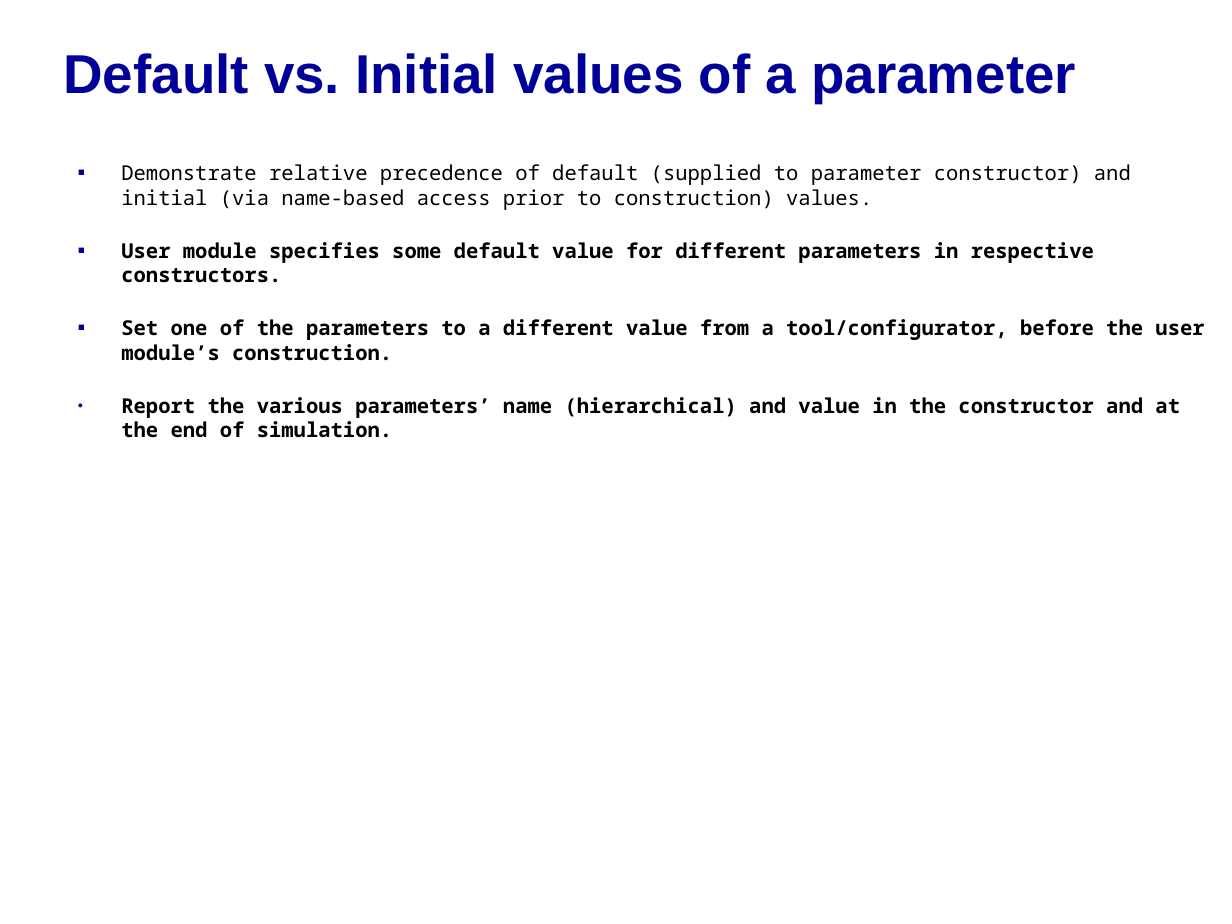
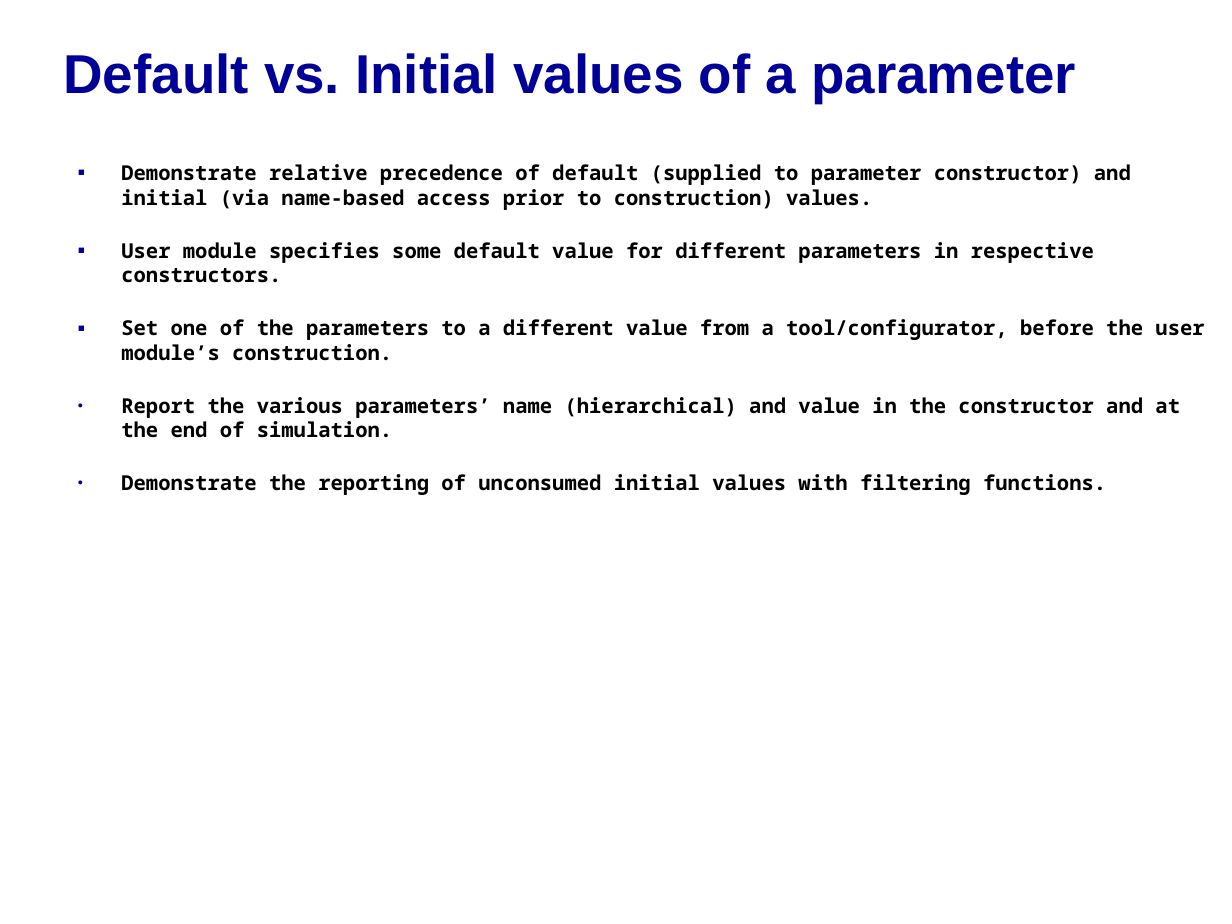
Before and after one commit to accellera-official/cci, a slide deck: slide 2 of examples/ex05_Default_and_Initial_Value/docs/ex05_Default_and_Initial_Value.ppt. Drawn at 1232x924 pixels with LibreOffice and Linux fonts; fonts in the diff are those of the drawing; background and template pictures are left out. Boxes give left, top, right and bottom in pixels: in the first picture for what was removed or moved away, otherwise in the second. Text is boxed around its words. In the diff, an @@ line names an element or a change of style, - is before the commit and + after.

```diff
--- a/examples/ex05_Default_and_Initial_Value/docs/ex05_Default_and_Initial_Value.ppt
+++ b/examples/ex05_Default_and_Initial_Value/docs/ex05_Default_and_Initial_Value.ppt
@@ text at (121,164,1131,210): bold on in "Demonstrate relative precedence of default (supplied to ..." @@
@@ text at (121,474,1106,495): paragraph added @@
+● Demonstrate the reporting of unconsumed initial values with filtering functions.
```
Also in this commit, not shown: 2 other slides changed, 2 slides added, 2 slides removed, 6 other files.
